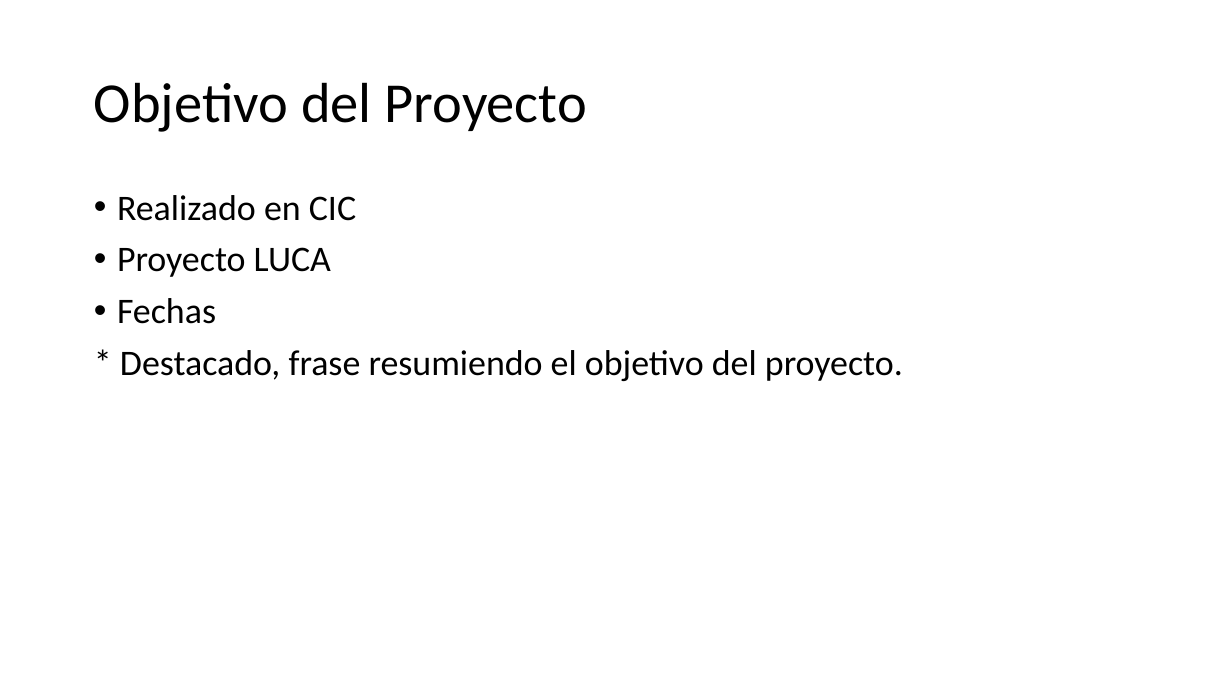
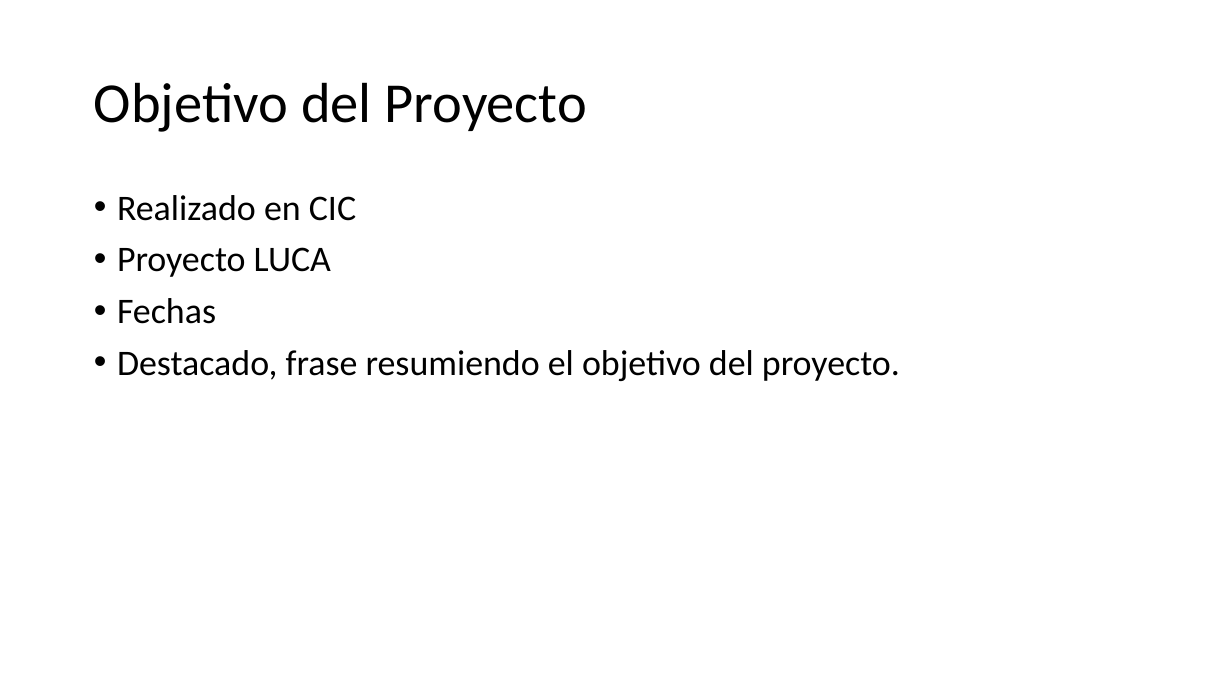
Before and after one commit to IgnacioAgueroSalcines/TFGProcessDocumentation, a slide deck: slide 3 of presentacion/Presentació1.pptx. Drawn at 1232x693 pixels with LibreOffice and Linux fonts; fonts in the diff are those of the drawing. Boxes give left, top, right and bottom in pixels: in the first picture for what was removed or moved away, otherwise in the second. Text is boxed around its words. In the diff, an @@ line names an element or a change of style, - is before the commit and + after.

```diff
--- a/presentacion/Presentació1.pptx
+++ b/presentacion/Presentació1.pptx
@@ text at <box>117,350,900,381</box>: text changed @@
-* Destacado, frase resumiendo el objetivo del proyecto.
+• Destacado, frase resumiendo el objetivo del proyecto.
```
Also in this commit, not shown: 1 other slide changed, 22 slides added, 1 slide removed.
